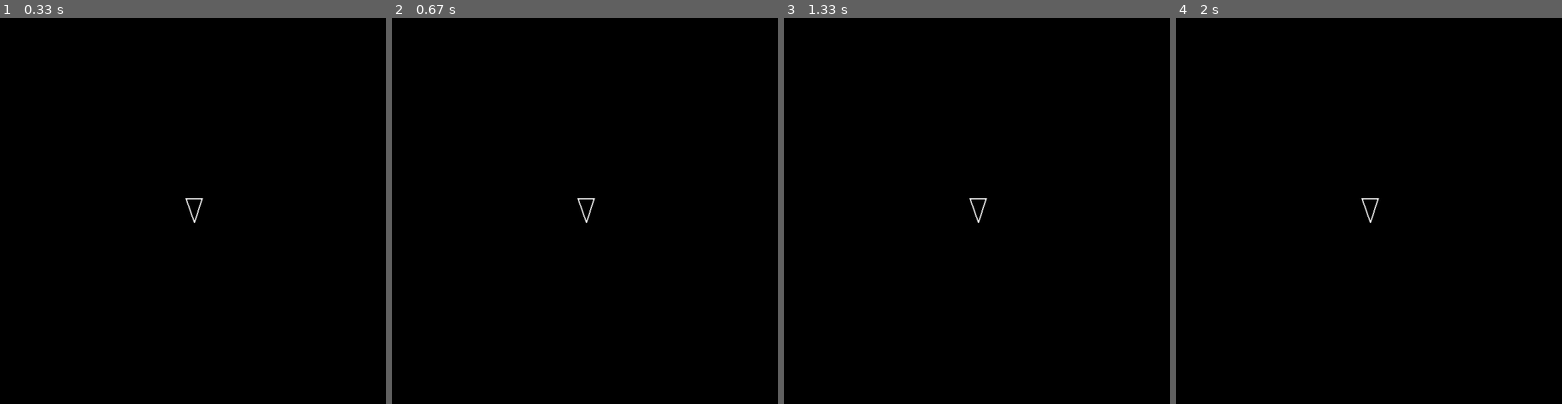
Above: before the commit, frames 1-4 (left to right).
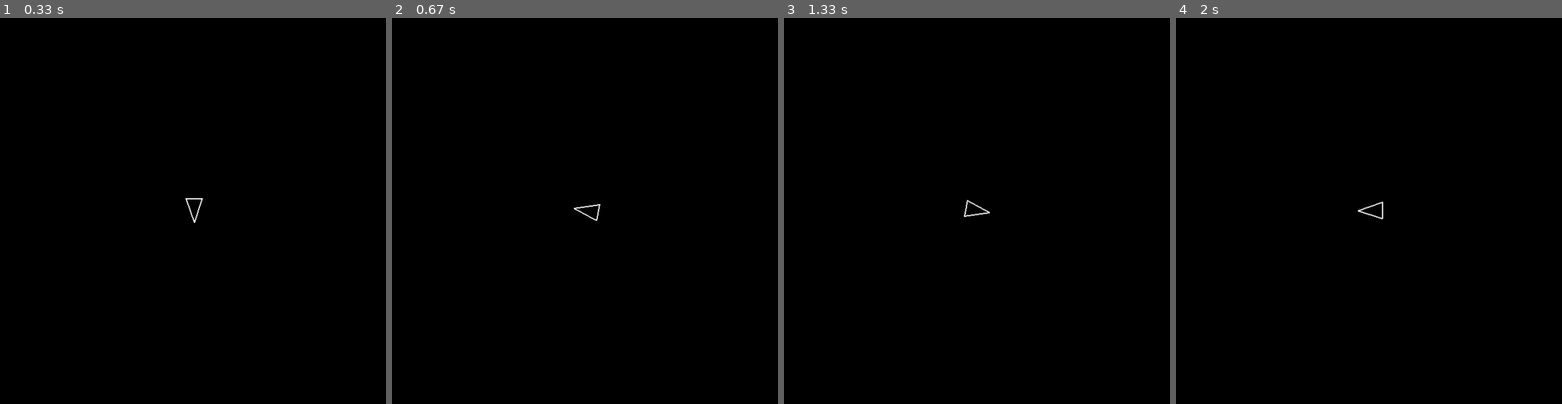
Above: after the commit, the same moments.

Repository: grobles17/asteroid_pygame
Game: pygame game, started from main.py
Same seed, same stepped clock (60 frames per second), same inputs: the game is played once before the commit and once after it.
Inputs:
- Up to frame 1 (0.33 s): no input
- Up to frame 2 (0.67 s): hold D from 0.33 s (still down)
- Up to frame 3 (1.33 s): release D at 0.8 s; hold D 0.83-1.3 s
- Up to frame 4 (2 s): hold A 1.33-1.87 s; hold A from 1.9 s (still down)
The pictures show only the part of the screen within x 25-75%, y 3-53%; the shares and areas given below are measured in that part.

Frame 1 is identical in both runs. In frame 2, 0.2% of the frame differs, in the area x 47-54%, y 46-54%; in frame 3, 0.1%; in frame 4, 0.1%.

Commit message:
Added rotation to player

Diff:
--- a/constants.py
+++ b/constants.py
@@ -5,4 +5,6 @@
 ASTEROID_KINDS = 3
 ASTEROID_SPAWN_RATE = 0.8 # SECONDS
 ASTEROID_MAX_RADIUS = ASTEROID_MIN_RADIUS * ASTEROID_KINDS
+
 PLAYER_RADIUS = 20
+PLAYER_TURN_SPEED = 300
--- a/main.py
+++ b/main.py
@@ -4,24 +4,28 @@
 from circleshape import CircleShape
 
 def main():
-    print("Starting asteroids!")
-    print(f"Screen width: {SCREEN_WIDTH}")
-    print(f"Screen height: {SCREEN_HEIGHT}")
+    pygame.init()
     screen = pygame.display.set_mode((SCREEN_WIDTH,SCREEN_WIDTH))
     dt = 0 #delta time (time between frames)
     clock = pygame.time.Clock() #clock object
+    player = Player(x=SCREEN_WIDTH/2, y=SCREEN_HEIGHT/2)
+
     while True:
         for event in pygame.event.get():
             if event.type == pygame.QUIT:
                 return
         #checks if user closes the window, and if true quits teh screen
+
+        player.update(dt)
+
         screen.fill(color="black") #fills screen in solid black
-        player = Player(x=SCREEN_WIDTH/2, y=SCREEN_HEIGHT/2)
         player.draw(screen)
         pygame.display.flip() #refreshes the screen
+
+
+
         dt = clock.tick(60)/1000 #uses clock objet to set max framerate to 60fps
         #tick method returns the delta time in milliseconds -> store it in dt in seconds
 
-
 if __name__== "__main__":
     main()
--- a/player.py
+++ b/player.py
@@ -18,3 +18,16 @@
 
     def draw(self, screen):
         pygame.draw.polygon(screen, color="white", points=self.triangle(), width=2)
+
+    def rotate(self, dt):
+        self.rotation += PLAYER_TURN_SPEED * dt
+
+    def update(self, dt):
+        """Checks if keys a or d are pressed to rotate the player left or right
+        Takes 1 argument as int/float ("dt")"""
+        keys = pygame.key.get_pressed()
+
+        if keys[pygame.K_a]:
+            self.rotate(-dt)
+        if keys[pygame.K_d]:
+            self.rotate(dt)
